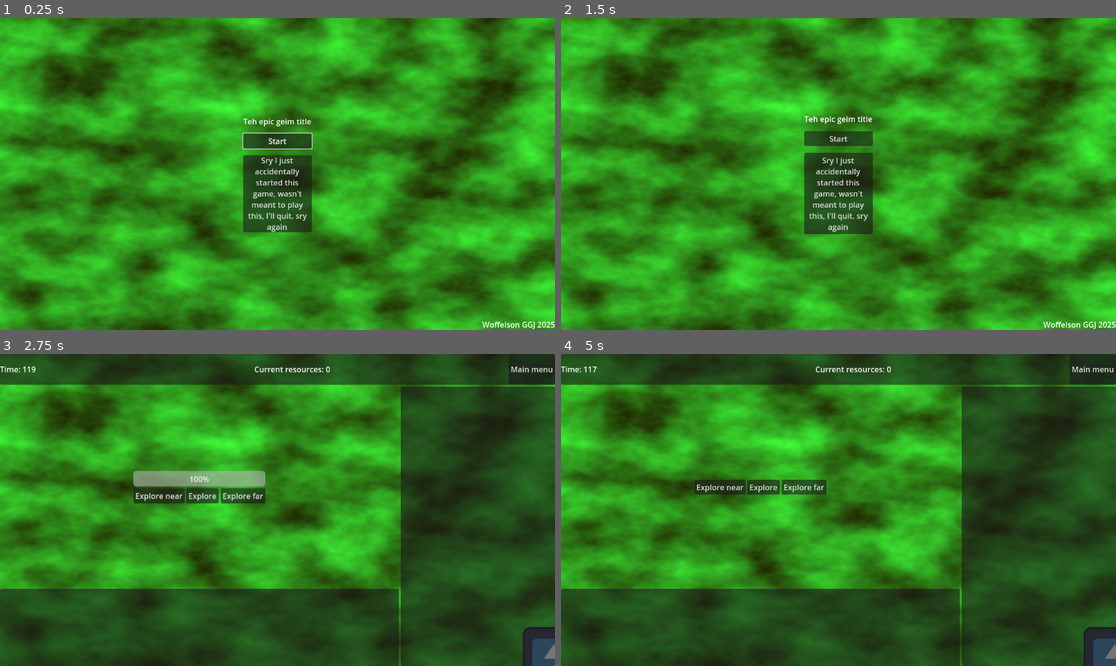
Above: before the commit, frames 1-4 (two rows, left to right).
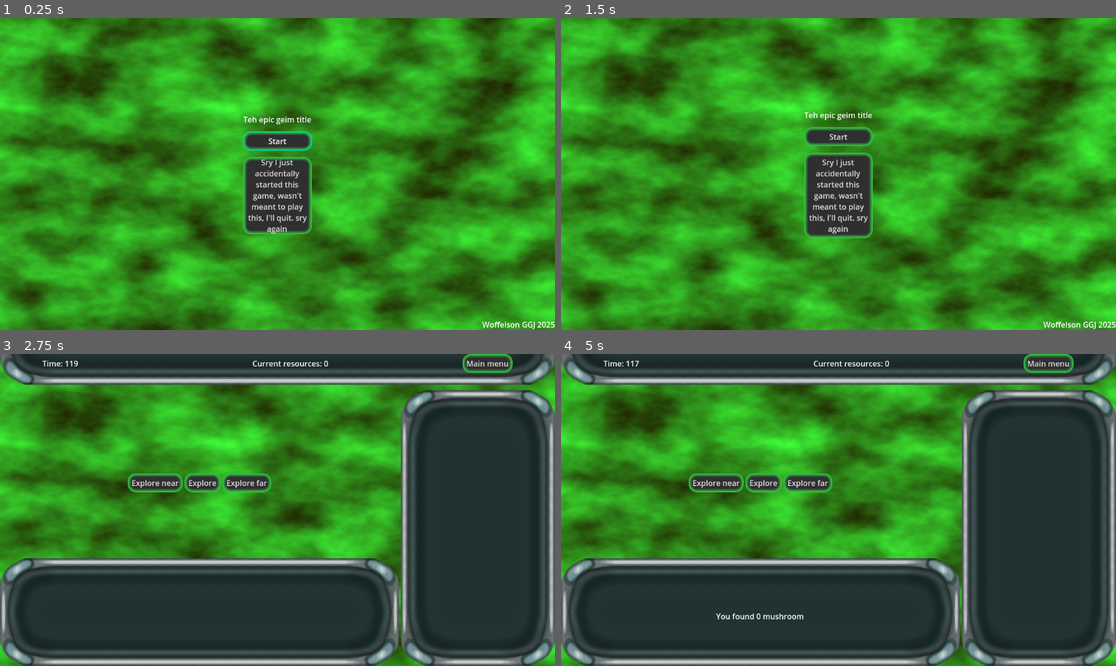
Above: after the commit, the same moments.

Repository: Woffelson/Bubble-Spot
Game: Godot game, scene res://main.tscn
The game is run twice, just before and just after one commit, with the same random seed, the same clock (stepped at 60 frames per second) and the same inputs. The engine's default icon, where the game draws it, is replaced by a stand-in: a white triangle on a blue panel in a dark square.
Inputs:
- Up to frame 1 (0.25 s): no input
- Up to frame 2 (1.5 s): click "Start" at 0.5 s; click "Main menu" at 1.25 s
- Up to frame 3 (2.75 s): click "Start" at 2 s
- Up to frame 4 (5 s): click "Explore near" at 2.75 s

The runs differ from the first frame. In frame 1, 3.2% of the frame differs, in the area x 43-57%, y 31-70%; in frame 2, 3.5%; in frame 3, 56%, in the area x 0-100%, y 0-100%; in frame 4, 55%.

Commit message:
ui update

Diff:
--- a/game/Game.tscn
+++ b/game/Game.tscn
@@ -1,12 +1,14 @@
-[gd_scene load_steps=3 format=3 uid="uid://d33gy75rvpmki"]
+[gd_scene load_steps=4 format=3 uid="uid://d33gy75rvpmki"]
 
 [ext_resource type="Texture2D" uid="uid://cl60cln14e0ev" path="res://icon.svg" id="1_65ays"]
 [ext_resource type="Script" path="res://game/game.gd" id="1_s2tsy"]
+[ext_resource type="PackedScene" uid="uid://b0soh3f5rt5e7" path="res://game/prelude.tscn" id="3_862gn"]
 
 [node name="Game" type="Node2D"]
 script = ExtResource("1_s2tsy")
 
 [node name="Sprite2D" type="Sprite2D" parent="."]
+visible = false
 position = Vector2(1149, 631)
 texture = ExtResource("1_65ays")
 
@@ -24,6 +26,18 @@
 grow_horizontal = 2
 grow_vertical = 2
 
+[node name="PanelContainer" type="PanelContainer" parent="CanvasLayer/Control"]
+layout_mode = 2
+offset_top = -160.0
+offset_right = 1152.0
+offset_bottom = 64.0
+
+[node name="PanelContainer2" type="PanelContainer" parent="CanvasLayer/Control"]
+layout_mode = 2
+offset_top = 424.0
+offset_right = 828.0
+offset_bottom = 648.0
+
 [node name="VBoxContainer" type="VBoxContainer" parent="CanvasLayer/Control"]
 layout_mode = 1
 anchors_preset = 15
@@ -32,24 +46,27 @@
 grow_horizontal = 2
 grow_vertical = 2
 
-[node name="PanelContainer" type="PanelContainer" parent="CanvasLayer/Control/VBoxContainer"]
-custom_minimum_size = Vector2(0, 64)
+[node name="MarginContainer" type="MarginContainer" parent="CanvasLayer/Control/VBoxContainer"]
+layout_mode = 2
+theme_override_constants/margin_left = 88
+theme_override_constants/margin_right = 88
+theme_override_constants/margin_bottom = 32
+
+[node name="HBoxContainer2" type="HBoxContainer" parent="CanvasLayer/Control/VBoxContainer/MarginContainer"]
+custom_minimum_size = Vector2(0, 32)
 layout_mode = 2
 
-[node name="HBoxContainer" type="HBoxContainer" parent="CanvasLayer/Control/VBoxContainer/PanelContainer"]
-layout_mode = 2
-
-[node name="TimeLabel" type="Label" parent="CanvasLayer/Control/VBoxContainer/PanelContainer/HBoxContainer"]
+[node name="TimeLabel" type="Label" parent="CanvasLayer/Control/VBoxContainer/MarginContainer/HBoxContainer2"]
 unique_name_in_owner = true
 layout_mode = 2
 size_flags_horizontal = 3
 
-[node name="ResLabel" type="Label" parent="CanvasLayer/Control/VBoxContainer/PanelContainer/HBoxContainer"]
+[node name="ResLabel" type="Label" parent="CanvasLayer/Control/VBoxContainer/MarginContainer/HBoxContainer2"]
 unique_name_in_owner = true
 layout_mode = 2
 size_flags_horizontal = 3
 
-[node name="ToMainMenu" type="Button" parent="CanvasLayer/Control/VBoxContainer/PanelContainer/HBoxContainer"]
+[node name="ToMainMenu" type="Button" parent="CanvasLayer/Control/VBoxContainer/MarginContainer/HBoxContainer2"]
 unique_name_in_owner = true
 layout_mode = 2
 text = "Main menu"
@@ -66,11 +83,28 @@
 unique_name_in_owner = true
 layout_mode = 2
 size_flags_vertical = 3
+size_flags_stretch_ratio = 2.08
 
-[node name="PanelContainer2" type="PanelContainer" parent="CanvasLayer/Control/VBoxContainer/HBoxContainer/VBoxContainer"]
-custom_minimum_size = Vector2(0, 160)
+[node name="MarginContainer" type="MarginContainer" parent="CanvasLayer/Control/VBoxContainer/HBoxContainer/VBoxContainer"]
 layout_mode = 2
+size_flags_vertical = 3
+theme_override_constants/margin_bottom = 48
+
+[node name="Scrolli" type="ScrollContainer" parent="CanvasLayer/Control/VBoxContainer/HBoxContainer/VBoxContainer/MarginContainer"]
+unique_name_in_owner = true
+layout_mode = 2
+size_flags_vertical = 3
+
+[node name="Ress" type="Label" parent="CanvasLayer/Control/VBoxContainer/HBoxContainer/VBoxContainer/MarginContainer/Scrolli"]
+unique_name_in_owner = true
+layout_mode = 2
+size_flags_horizontal = 3
+size_flags_vertical = 6
+horizontal_alignment = 1
 
 [node name="PanelContainer" type="PanelContainer" parent="CanvasLayer/Control/VBoxContainer/HBoxContainer"]
 custom_minimum_size = Vector2(320, 0)
 layout_mode = 2
+
+[node name="Prelude" parent="CanvasLayer" instance=ExtResource("3_862gn")]
+visible = false
--- a/game/choices.tscn
+++ b/game/choices.tscn
@@ -21,6 +21,7 @@
 
 [node name="Duration" type="ProgressBar" parent="VBoxContainer"]
 unique_name_in_owner = true
+visible = false
 custom_minimum_size = Vector2(256, 32)
 layout_mode = 2
 
--- a/game/game.gd
+++ b/game/game.gd
@@ -1,5 +1,6 @@
 extends Node2D
 
+var resource_name: String = "mushroom"
 var menu_stuff: PackedScene = preload("res://game/choices.tscn")
 var its_on: bool = true
 var tmp_resource: int = 0
@@ -9,6 +10,8 @@
 @onready var to_main_menu: Button = %ToMainMenu
 @onready var res_label: Label = %ResLabel
 @onready var choice_menu: CenterContainer = %ChoiceMenu
+@onready var ress: Label = %Ress
+@onready var scrolli: ScrollContainer = %Scrolli
 
 signal to_main()
 
@@ -31,4 +34,11 @@
 	time_label.text = "It haz ended"
 
 func more_resu(amt: int):
+	#scrolli.follow_focus
+	var resname: String = " " + resource_name
+	if amt > 1: resname += "s"
 	tmp_resource += amt
+	ress.text += "\nYou found " + str(amt) + resname
+	await get_tree().create_timer(.01).timeout
+	var sc = scrolli.get_v_scroll_bar()
+	sc.value = sc.max_value
--- /dev/null
+++ b/game/prelude.gd
@@ -0,0 +1,15 @@
+extends ColorRect
+
+var time: float = 4.0
+var hnngh: bool = false
+@onready var timer: Timer = Timer.new()
+
+func _ready() -> void:
+	add_child(timer)
+	await get_tree().create_timer(8.0).timeout
+	hnngh = true
+	timer.start(time)
+	timer.timeout.connect(queue_free)
+
+func _process(_delta: float) -> void:
+	if hnngh: $Society.modulate.a = timer.wait_time / time - timer.time_left / time
--- a/game/prelude.tscn
+++ b/game/prelude.tscn
@@ -1,8 +1,42 @@
-[gd_scene format=3 uid="uid://b0soh3f5rt5e7"]
+[gd_scene load_steps=3 format=3 uid="uid://b0soh3f5rt5e7"]
 
-[node name="Prelude" type="TextureRect"]
+[ext_resource type="Script" path="res://game/prelude.gd" id="1_lboda"]
+[ext_resource type="Texture2D" uid="uid://dwielqhpiljxr" path="res://soc.png" id="1_rq8l6"]
+
+[node name="Prelude" type="ColorRect"]
 anchors_preset = 15
 anchor_right = 1.0
 anchor_bottom = 1.0
 grow_horizontal = 2
 grow_vertical = 2
+color = Color(0, 0, 0, 1)
+script = ExtResource("1_lboda")
+
+[node name="Society" type="TextureRect" parent="."]
+unique_name_in_owner = true
+modulate = Color(1, 1, 1, 0)
+layout_mode = 1
+anchors_preset = 15
+anchor_right = 1.0
+anchor_bottom = 1.0
+grow_horizontal = 2
+grow_vertical = 2
+texture = ExtResource("1_rq8l6")
+
+[node name="CenterContainer" type="CenterContainer" parent="."]
+layout_mode = 1
+anchors_preset = 15
+anchor_right = 1.0
+anchor_bottom = 1.0
+grow_horizontal = 2
+grow_vertical = 2
+
+[node name="PanelContainer" type="PanelContainer" parent="CenterContainer"]
+layout_mode = 2
+
+[node name="Label" type="Label" parent="CenterContainer/PanelContainer"]
+layout_mode = 2
+text = "Cooperation is the hook
+In era of post-scarcity
+When helping others, look
+This would be our society..."
--- a/project.godot
+++ b/project.godot
@@ -15,6 +15,10 @@
 config/features=PackedStringArray("4.3", "GL Compatibility")
 config/icon="res://icon.svg"
 
+[gui]
+
+theme/custom="res://theme0.tres"
+
 [rendering]
 
 renderer/rendering_method="gl_compatibility"
--- /dev/null
+++ b/theme0.tres
@@ -0,0 +1,75 @@
+[gd_resource type="Theme" load_steps=7 format=3 uid="uid://browfhkvt847b"]
+
+[ext_resource type="Texture2D" uid="uid://rmglwq6audno" path="res://ui/panel.png" id="1_lu6yo"]
+
+[sub_resource type="StyleBoxFlat" id="StyleBoxFlat_51h25"]
+draw_center = false
+border_width_left = 4
+border_width_top = 4
+border_width_right = 4
+border_width_bottom = 4
+border_color = Color(0, 0.8, 0.733333, 1)
+border_blend = true
+corner_radius_top_left = 16
+corner_radius_top_right = 16
+corner_radius_bottom_right = 16
+corner_radius_bottom_left = 16
+expand_margin_left = 1.0
+expand_margin_top = 1.0
+expand_margin_right = 1.0
+expand_margin_bottom = 1.0
+
+[sub_resource type="StyleBoxFlat" id="StyleBoxFlat_formu"]
+bg_color = Color(0.23346, 0.27, 0.1917, 1)
+border_width_left = 8
+border_width_top = 8
+border_width_right = 8
+border_width_bottom = 8
+border_color = Color(0.2, 0.8, 0.28, 1)
+border_blend = true
+corner_radius_top_left = 16
+corner_radius_top_right = 16
+corner_radius_bottom_right = 16
+corner_radius_bottom_left = 16
+
+[sub_resource type="StyleBoxFlat" id="StyleBoxFlat_h1fgc"]
+bg_color = Color(0.18359, 0.18359, 0.18359, 1)
+border_width_left = 8
+border_width_top = 8
+border_width_right = 8
+border_width_bottom = 8
+border_color = Color(0.2, 0.8, 0.28, 1)
+border_blend = true
+corner_radius_top_left = 16
+corner_radius_top_right = 16
+corner_radius_bottom_right = 16
+corner_radius_bottom_left = 16
+
+[sub_resource type="StyleBoxFlat" id="StyleBoxFlat_dog2j"]
+bg_color = Color(0.442911, 0.442911, 0.44291, 1)
+border_width_left = 8
+border_width_top = 8
+border_width_right = 8
+border_width_bottom = 8
+border_color = Color(0.2, 0.8, 0.28, 1)
+border_blend = true
+corner_radius_top_left = 16
+corner_radius_top_right = 16
+corner_radius_bottom_right = 16
+corner_radius_bottom_left = 16
+
+[sub_resource type="StyleBoxTexture" id="StyleBoxTexture_m4uqx"]
+texture = ExtResource("1_lu6yo")
+texture_margin_left = 112.0
+texture_margin_top = 112.0
+texture_margin_right = 112.0
+texture_margin_bottom = 112.0
+axis_stretch_horizontal = 2
+axis_stretch_vertical = 2
+
+[resource]
+Button/styles/focus = SubResource("StyleBoxFlat_51h25")
+Button/styles/hover = SubResource("StyleBoxFlat_formu")
+Button/styles/normal = SubResource("StyleBoxFlat_h1fgc")
+Button/styles/pressed = SubResource("StyleBoxFlat_dog2j")
+PanelContainer/styles/panel = SubResource("StyleBoxTexture_m4uqx")
--- /dev/null
+++ b/ui/map.tscn
@@ -0,0 +1,38 @@
+[gd_scene load_steps=6 format=3 uid="uid://bxxvmtv2ij7r4"]
+
+[sub_resource type="Gradient" id="Gradient_dclps"]
+offsets = PackedFloat32Array(0.681818, 0.688312)
+colors = PackedColorArray(1, 1, 1, 1, 0, 0, 0, 0)
+
+[sub_resource type="GradientTexture2D" id="GradientTexture2D_yxk08"]
+gradient = SubResource("Gradient_dclps")
+width = 512
+height = 512
+fill = 1
+fill_from = Vector2(0.5, 0.5)
+
+[sub_resource type="Gradient" id="Gradient_a65f2"]
+colors = PackedColorArray(0.11764, 0.12, 0.0492, 1, 0.342667, 1, 0.32, 1)
+
+[sub_resource type="FastNoiseLite" id="FastNoiseLite_rxpqf"]
+noise_type = 2
+
+[sub_resource type="NoiseTexture2D" id="NoiseTexture2D_movhu"]
+color_ramp = SubResource("Gradient_a65f2")
+noise = SubResource("FastNoiseLite_rxpqf")
+
+[node name="Map" type="Control"]
+layout_mode = 3
+anchors_preset = 0
+
+[node name="Clipper" type="TextureRect" parent="."]
+clip_children = 1
+layout_mode = 0
+offset_right = 40.0
+offset_bottom = 40.0
+texture = SubResource("GradientTexture2D_yxk08")
+
+[node name="TextureRect" type="TextureRect" parent="Clipper"]
+offset_right = 512.0
+offset_bottom = 512.0
+texture = SubResource("NoiseTexture2D_movhu")
Binary file added: soc.png
Not shown, added: soc.png.import
Binary file added: ui/panel.png
Not shown, added: ui/panel.png.import
Not shown, added: ui/panel.png~
